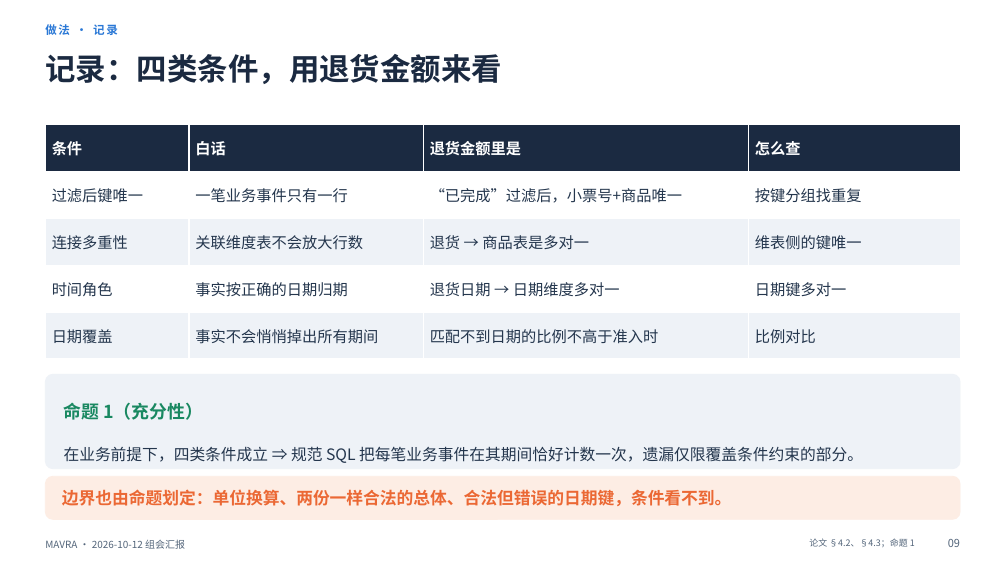
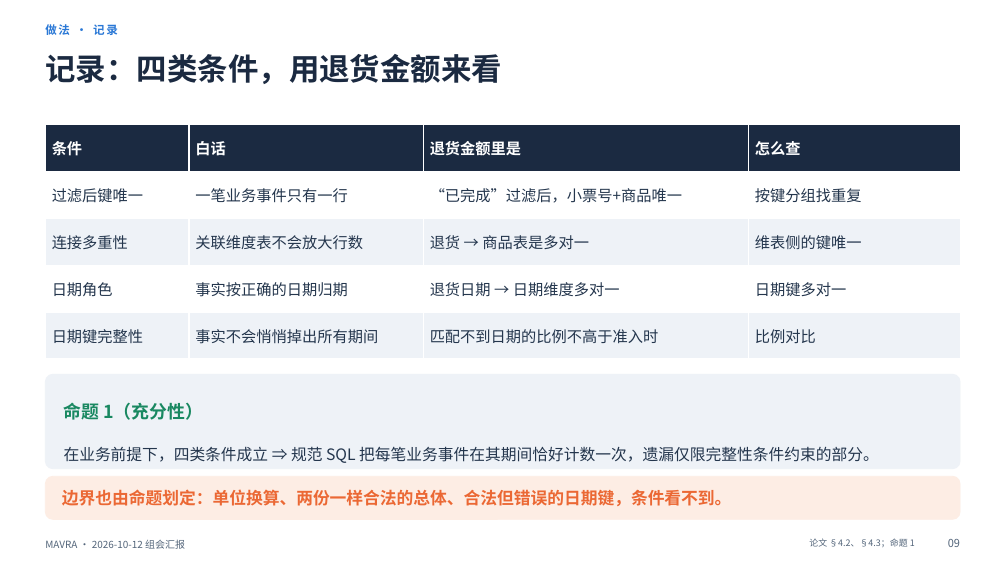
Before and after one commit to mmmttt000045/agent4db-adapter, a slide deck: slide 9 of docs/mavra-report-2026-10-12.pptx. Drawn at 1008x567 pixels with LibreOffice and Linux fonts; fonts in the diff are those of the drawing. Boxes give left, top, right and bottom in pixels: in the first picture for what was removed or moved away, otherwise in the second. Text is boxed around its words. In the diff, an @@ line names an element or a change of style, - is before the commit and + after.

```diff
--- a/docs/mavra-report-2026-10-12.pptx
+++ b/docs/mavra-report-2026-10-12.pptx
@@ table at (x1=45, y1=125, x2=960, y2=348) @@
-row 4, column 1: 时间角色
+row 4, column 1: 日期角色
-row 5, column 1: 日期覆盖
+row 5, column 1: 日期键完整性
@@ text at (x1=64, y1=446, x2=879, y2=463): text changed @@
-在业务前提下，四类条件成立 ⇒ 规范 SQL 把每笔业务事件在其期间恰好计数一次，遗漏仅限覆盖条件约束的部分。
+在业务前提下，四类条件成立 ⇒ 规范 SQL 把每笔业务事件在其期间恰好计数一次，遗漏仅限完整性条件约束的部分。
```
Also in this commit, not shown: 22 other slides changed, 2 other files.
